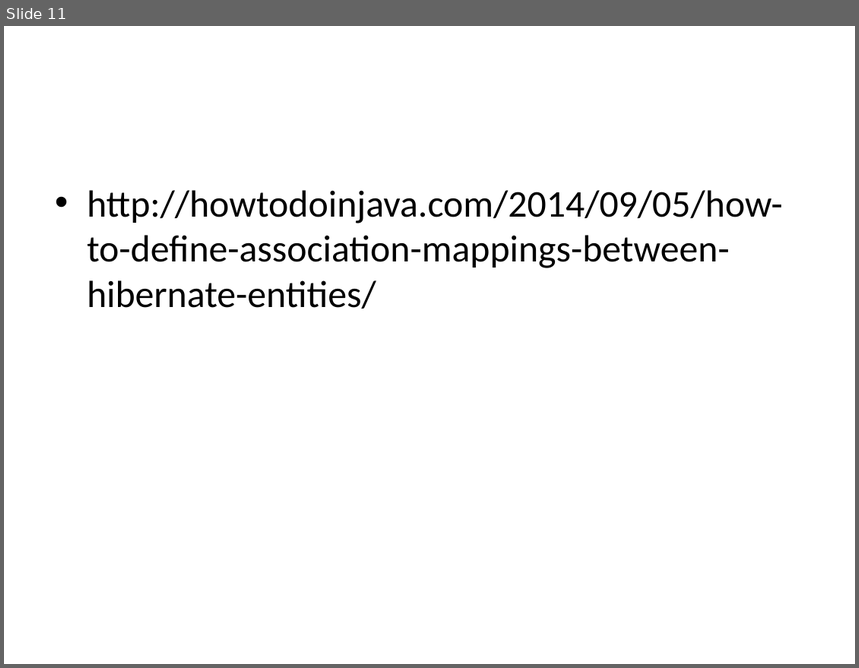
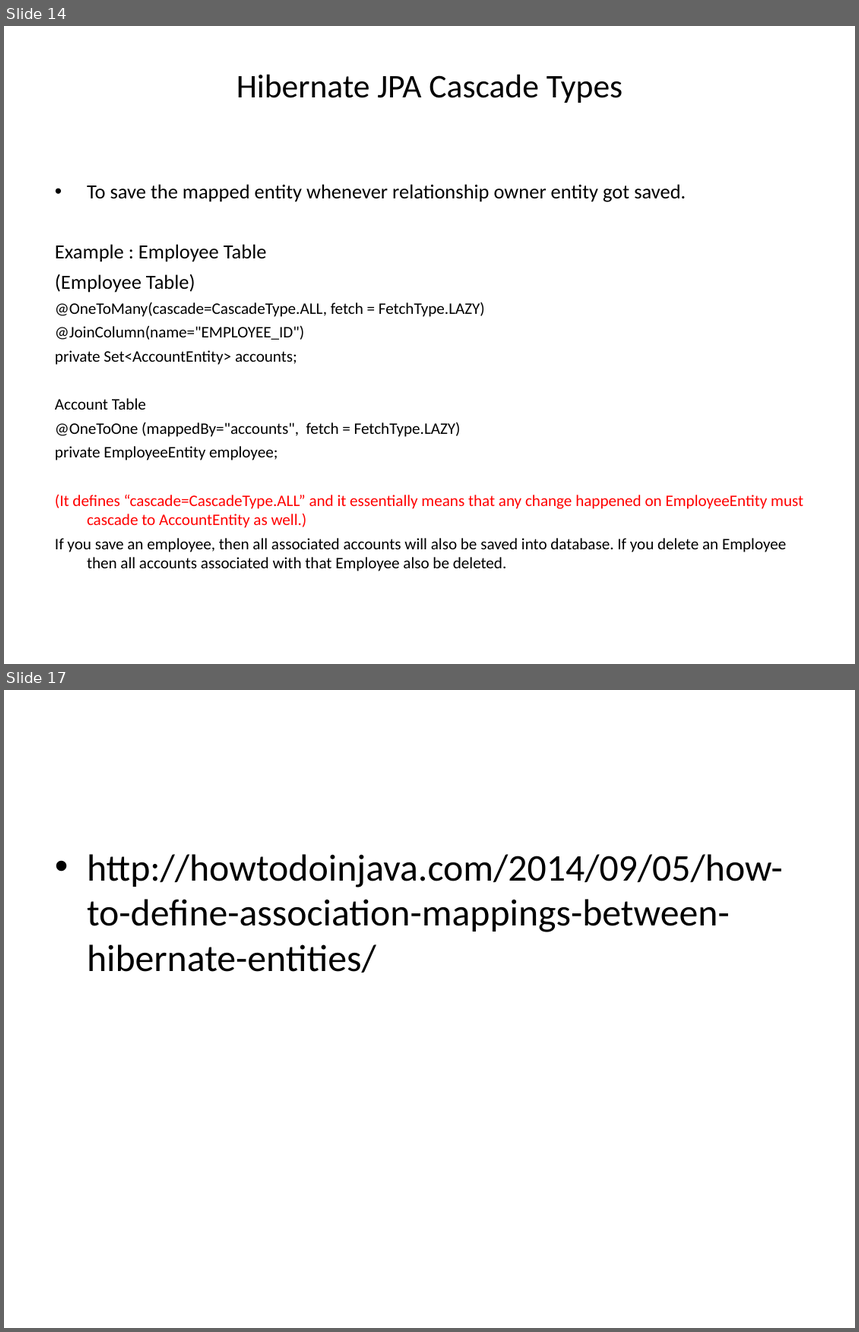
Before and after one commit to someshkumarvelusamy/myPPT, a slide deck: Hibernate 4.ppt. Shown one above the other, each under a label of ours: slide 11 before the commit, slides 14 and 17 after it; the slides between them are not shown. The pictures are 859x668 and 859x1332 pixels, drawn with LibreOffice and Linux fonts; fonts in the diff are those of the drawing. Boxes give left, top, right and bottom in pixels: in the first picture for what was removed or moved away, otherwise in the second. Text is boxed around its words. In the diff, an @@ line names an element or a change of style, - is before the commit and + after.

```diff
--- a/Hibernate 4.ppt
+++ b/Hibernate 4.ppt
@@ slide 14 added at box(4, 26, 855, 664), background #FFFFFF @@
@@ title added at box(237, 74, 623, 103), 28 pt, text #000000 @@
+Hibernate JPA Cascade Types
@@ text added at box(55, 184, 804, 572), 13.6 pt, text #000000 @@
+• To save the mapped entity whenever relationship owner entity got saved.
+Example : Employee Table
+(Employee Table)
+@OneToMany(cascade=CascadeType.ALL, fetch = FetchType.LAZY)
+@JoinColumn(name="EMPLOYEE_ID")
+private Set<AccountEntity> accounts;
+Account Table
+@OneToOne (mappedBy="accounts", fetch = FetchType.LAZY)
+private EmployeeEntity employee;
+(It defines “cascade=CascadeType.ALL” and it essentially means that any change happened on EmployeeEntity must cascade to AccountEntity as well.)
+If you save an employee, then all associated accounts will also be saved into database. If you delete an Employee then all accounts associated with that Employee also be deleted.
@@ what was slide 11 is now slide 17 @@
```
Also in this commit, not shown: 5 other slides added.
